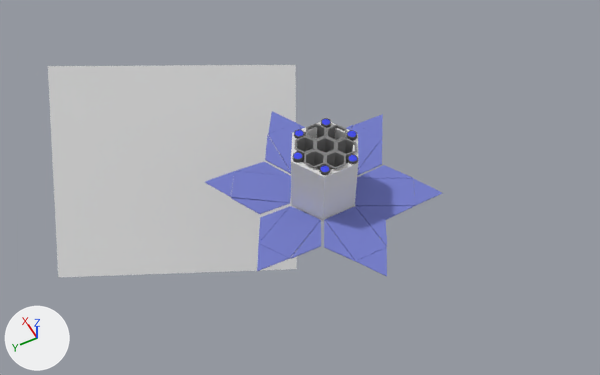
Renders of the Blender file 3d/mothership3.blend from each side of a commit.
Camera for both pictures: a camera (50 mm lens) standing at (-36.0, 23.4, 62.5) and looking at (6.9, 0.4, 1.8). The axes (+X, +Y, +Z) are drawn at lower left. The lights are the same throughout.

The first picture shows 'Central-Unit', 'Plane', 'solar-panel-right', 'solar-panel-right.001', 'solar-panel-right.002', 'solar-panel-right.003', 'solar-panel-right.004', 'solar-panel-right.005'.
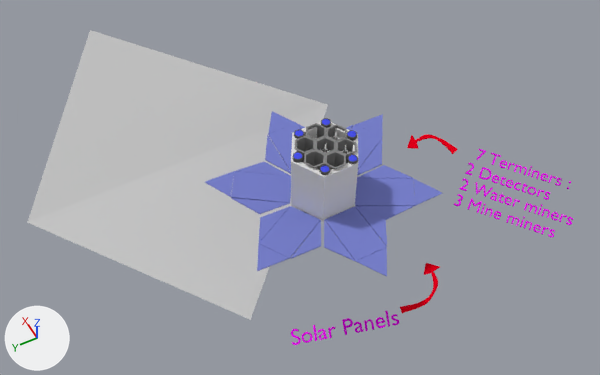
Changed parts and their boxes (x1, y1, x2, y2) in the pictures (600 x 375 px):
'Plane', reshaped, turned: before (48, 65, 297, 277); after (27, 30, 328, 320)
'Text.001', added (pink): after (454, 149, 573, 237)
'Text', added (pink): after (291, 311, 399, 345)
'BezierCurve', added: after (400, 263, 440, 313)
'BezierCurve.001', added: after (407, 134, 458, 154)

The change, as a list of edits to the scene's bpy script:
```text
Change me_plane:
    where me_plane.from_pydata(...)  # 4 vertices, 1 face; spans x -1.0..1.0, y -1.0..1.0, z 0.0
    used by ob_plane; location = (15.71, 9.36, -0.06); rotation_euler = (0.831, 0.078, -1.97), in degrees (48, 4.5, -113); scale = (11.8, 10.2, 5.92)
    me_plane part 1
    me_plane.vertices[0].co: (-1.0, -1.0, 0.0) -> (-1.06, -1.0, -0.05)  # pixel (58, 277) -> pixel (27, 222)
    me_plane.vertices[1].co: (1.0, -1.0, 0.0) -> (1.0, -1.18, 0.1)  # pixel (296, 269) -> pixel (250, 319)
    me_plane.vertices[3].co: (1.0, 1.0, 0.0) -> (0.99, 1.09, -0.05)  # pixel (295, 64) -> pixel (328, 104)
Add cu_beziercurve:
    cu_beziercurve = bpy.data.curves.new('BezierCurve', 'CURVE')
    cu_beziercurve.dimensions = '2D'
    _sp = cu_beziercurve.splines.new('BEZIER'); _sp.bezier_points.add(8)
    _sp.bezier_points.foreach_set('co', [-1.784, 5.366, 0.0, -1.623, 1.163, 0.0, 1.314, -0.987, 0.0, 1.449, -2.075, 0.0, 2.725, -0.906, 0.0, 1.438, 0.243, 0.0, 1.271, -0.718, 0.0, -1.31, 1.183, 0.0, -1.019, 5.149, 0.0])
    _sp.bezier_points.foreach_set('handle_left', [-1.529, 5.293, 0.0, -2.457, 2.645, 0.0, -0.0948, -0.857, 0.0, 1.404, -1.712, 0.0, 2.3, -1.296, 0.0, 1.867, -0.14, 0.0, 1.327, -0.398, 0.0, -0.728, -0.0779, 0.0, -1.338, 3.927, 0.0])
    _sp.bezier_points.foreach_set('handle_right', [-1.878, 3.907, 0.0, -0.494, -0.843, 0.0, 1.359, -1.349, 0.0, 1.874, -1.685, 0.0, 2.296, -0.523, 0.0, 1.382, -0.0777, 0.0, 0.483, -0.412, 0.0, -1.891, 2.444, 0.0, -1.274, 5.221, 0.0])
    for _p, _l, _r in zip(_sp.bezier_points, ['VECTOR', 'ALIGNED', 'FREE', 'VECTOR', 'VECTOR', 'VECTOR', 'VECTOR', 'ALIGNED', 'FREE'], ['FREE', 'ALIGNED', 'VECTOR', 'VECTOR', 'VECTOR', 'VECTOR', 'FREE', 'ALIGNED', 'VECTOR']): _p.handle_left_type = _l; _p.handle_right_type = _r
    _sp.order_u = 0
    _sp.order_v = 0
    _sp.use_cyclic_u = True
    cu_beziercurve.materials.append(mat_material_002)  # red #e7001a
    cu_beziercurve.use_path = True
    cu_beziercurve.use_path_clamp = True
    cu_beziercurve.bevel_resolution = 0
    cu_beziercurve.extrude = 0.01
    cu_beziercurve.bevel_depth = 0.04
    cu_beziercurve.fill_mode = 'BOTH'
Add cu_beziercurve_001:
    cu_beziercurve_001 = bpy.data.curves.new('BezierCurve.001', 'CURVE')
    cu_beziercurve_001.dimensions = '2D'
    _sp = cu_beziercurve_001.splines.new('BEZIER'); _sp.bezier_points.add(8)
    _sp.bezier_points.foreach_set('co', [-3.023, 4.189, 0.0, -1.623, 1.163, 0.0, 1.314, -0.987, 0.0, 1.449, -2.075, 0.0, 2.725, -0.906, 0.0, 1.438, 0.243, 0.0, 1.271, -0.718, 0.0, -1.31, 1.183, 0.0, -2.26, 4.314, 0.0])
    _sp.bezier_points.foreach_set('handle_left', [-2.769, 4.231, 0.0, -2.457, 2.645, 0.0, -0.0948, -0.857, 0.0, 1.404, -1.712, 0.0, 2.3, -1.296, 0.0, 1.867, -0.14, 0.0, 1.327, -0.398, 0.0, -0.728, -0.0779, 0.0, -1.978, 3.107, 0.0])
    _sp.bezier_points.foreach_set('handle_right', [-2.436, 2.866, 0.0, -0.494, -0.843, 0.0, 1.359, -1.349, 0.0, 1.874, -1.685, 0.0, 2.296, -0.523, 0.0, 1.382, -0.0777, 0.0, 0.483, -0.412, 0.0, -1.891, 2.444, 0.0, -2.514, 4.273, 0.0])
    for _p, _l, _r in zip(_sp.bezier_points, ['VECTOR', 'ALIGNED', 'FREE', 'VECTOR', 'VECTOR', 'VECTOR', 'VECTOR', 'ALIGNED', 'FREE'], ['FREE', 'ALIGNED', 'VECTOR', 'VECTOR', 'VECTOR', 'VECTOR', 'FREE', 'ALIGNED', 'VECTOR']): _p.handle_left_type = _l; _p.handle_right_type = _r
    _sp.order_u = 0
    _sp.order_v = 0
    _sp.use_cyclic_u = True
    cu_beziercurve_001.materials.append(mat_material_002)  # red #e7001a
    cu_beziercurve_001.use_path = True
    cu_beziercurve_001.use_path_clamp = True
    cu_beziercurve_001.bevel_resolution = 0
    cu_beziercurve_001.extrude = 0.01
    cu_beziercurve_001.bevel_depth = 0.04
    cu_beziercurve_001.fill_mode = 'BOTH'
Add txt_text_001:
    txt_text_001 = bpy.data.curves.new('Text.001', 'FONT')
    txt_text_001.body = ' 7 Terminers :\n2 Detectors\n2 Water miners\n3 Mine miners'
    txt_text_001.materials.append(mat_material_007)  # pink #e10be7
    txt_text_001.extrude = 0.03
Add txt_text:
    txt_text = bpy.data.curves.new('Text', 'FONT')
    txt_text.body = 'Solar Panels'
    txt_text.materials.append(mat_material_007)  # pink #e10be7
    txt_text.extrude = 0.03
Change ob_plane:
    ob_plane.rotation_euler: (0.831, 0.078, -1.97) -> (0.907, 0.266, -2.283)  # degrees (48, 4.5, -113) -> degrees (52, 15, -131)
Add ob_beziercurve:
    ob_beziercurve = bpy.data.objects.new('BezierCurve', cu_beziercurve)
    ob_beziercurve.location = (-8.15, -4.17, 2.85)
    ob_beziercurve.scale = (0.706, 0.706, 0.706)
Add ob_beziercurve_001:
    ob_beziercurve_001 = bpy.data.objects.new('BezierCurve.001', cu_beziercurve_001)
    ob_beziercurve_001.location = (1.19, -8.84, 9.22)
    ob_beziercurve_001.rotation_euler = (0.0226, 0.798, 1.344)  # degrees (1.3, 46, 77)
    ob_beziercurve_001.scale = (0.706, 0.706, 0.706)
Add ob_text_001:
    ob_text_001 = bpy.data.objects.new('Text.001', txt_text_001)
    ob_text_001.location = (-2.14, -11.07, 9.07)
    ob_text_001.rotation_euler = (0.373, 0.0151, -2.466)  # degrees (21, 0.9, -141)
    ob_text_001.scale = (1.47, 1.47, 1.47)
Add ob_text:
    ob_text = bpy.data.objects.new('Text', txt_text)
    ob_text.location = (-5.25, 7.72, -2.44)
    ob_text.rotation_euler = (0.292, -0.282, -1.996)  # degrees (17, -16, -114)
    ob_text.scale = (1.99, 1.99, 1.99)
```
